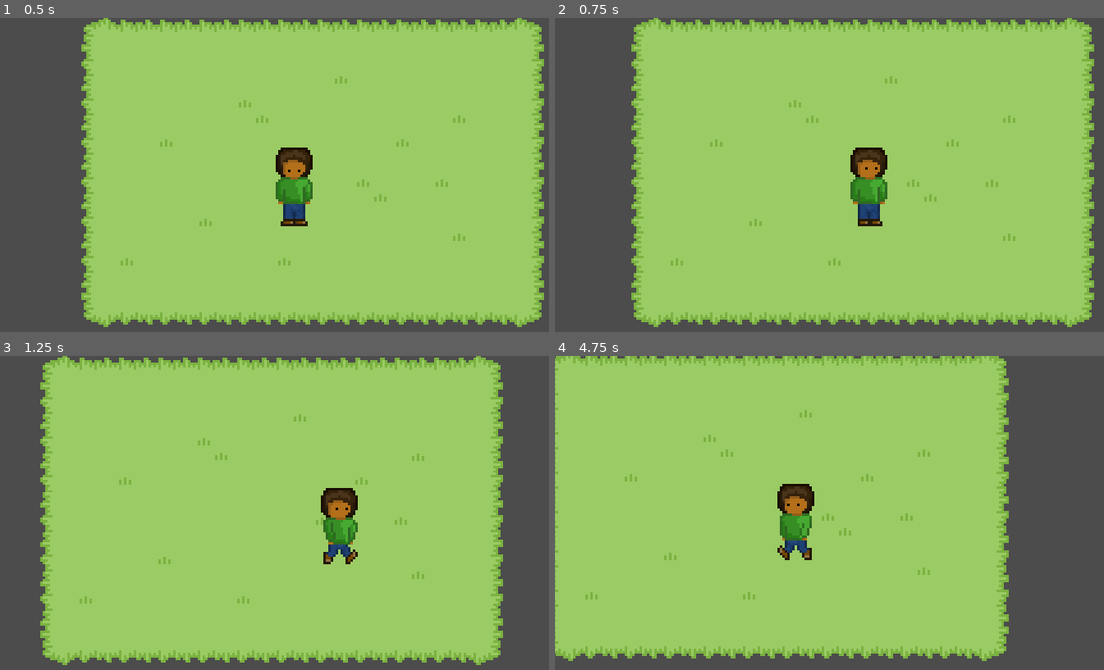
Above: before the commit, frames 1-4 (two rows, left to right).
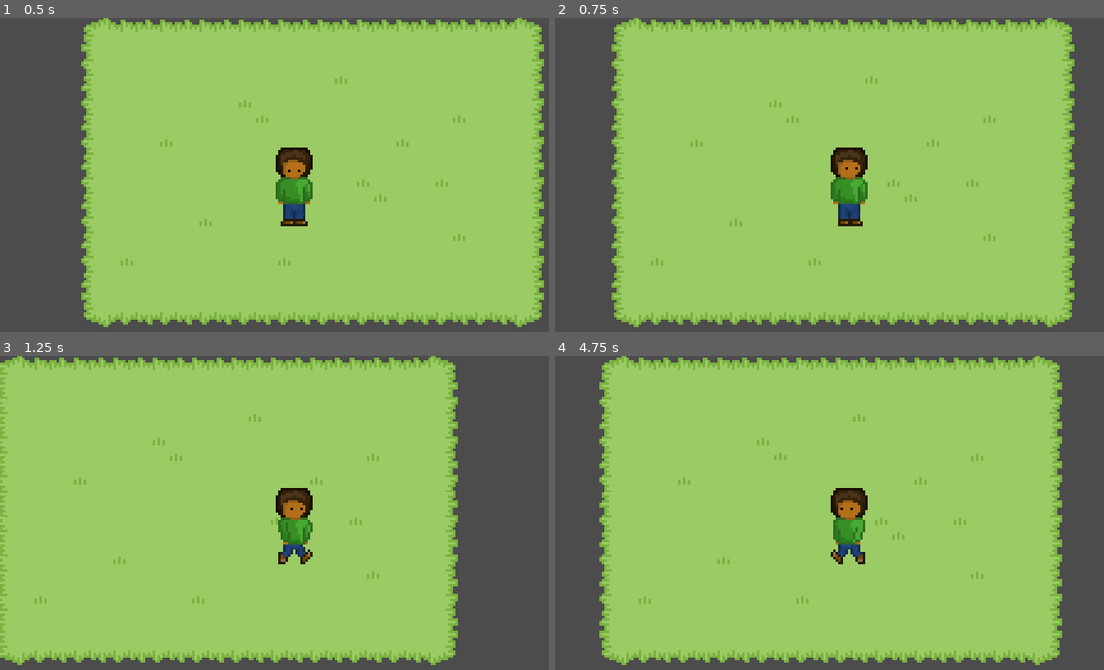
Above: after the commit, the same moments.

Repository: MithilanK/Melodia
Game: Godot game, scene res://Scenes/TestWorld.tscn
Same seed, same stepped clock (60 frames per second), same inputs: the game is played once before the commit and once after it.
Inputs:
- Up to frame 1 (0.5 s): no input
- Up to frame 2 (0.75 s): tap Enter at 0.5 s; hold Right (right) from 0.53 s (still down)
- Up to frame 3 (1.25 s): keep holding Right (right)
- Up to frame 4 (4.75 s): release Right (right) at 1.28 s; hold Down (down) 1.28-2.03 s; hold Right (right) 2.03-2.78 s; hold W (up) 2.78-3.53 s; hold A (left) from 3.53 s (still down)

Frame 1 is identical in both runs. In frame 2, 14% of the frame differs, in the area x 10-99%, y 0-99%; in frame 3, 23%; in frame 4, 26%, in the area x 0-93%, y 0-99%.

Commit message:
Turned Off Camera Smoothing

Diff:
--- a/Scenes/TestWorld.tscn
+++ b/Scenes/TestWorld.tscn
@@ -211,5 +211,4 @@
 [node name="Camera2D" type="Camera2D" parent="Player"]
 position = Vector2( 8, 15 )
 current = true
-smoothing_enabled = true
-smoothing_speed = 2.0
+smoothing_speed = 0.2
Not shown, changed: .DS_Store
Not shown, changed: Exports/.DS_Store
Not shown, added: Exports/Linux.zip
Not shown, added: Exports/Mac.zip
Not shown, added: Exports/Web.zip
Not shown, added: Exports/Web/.DS_Store
Not shown, added: Exports/Windows.zip
